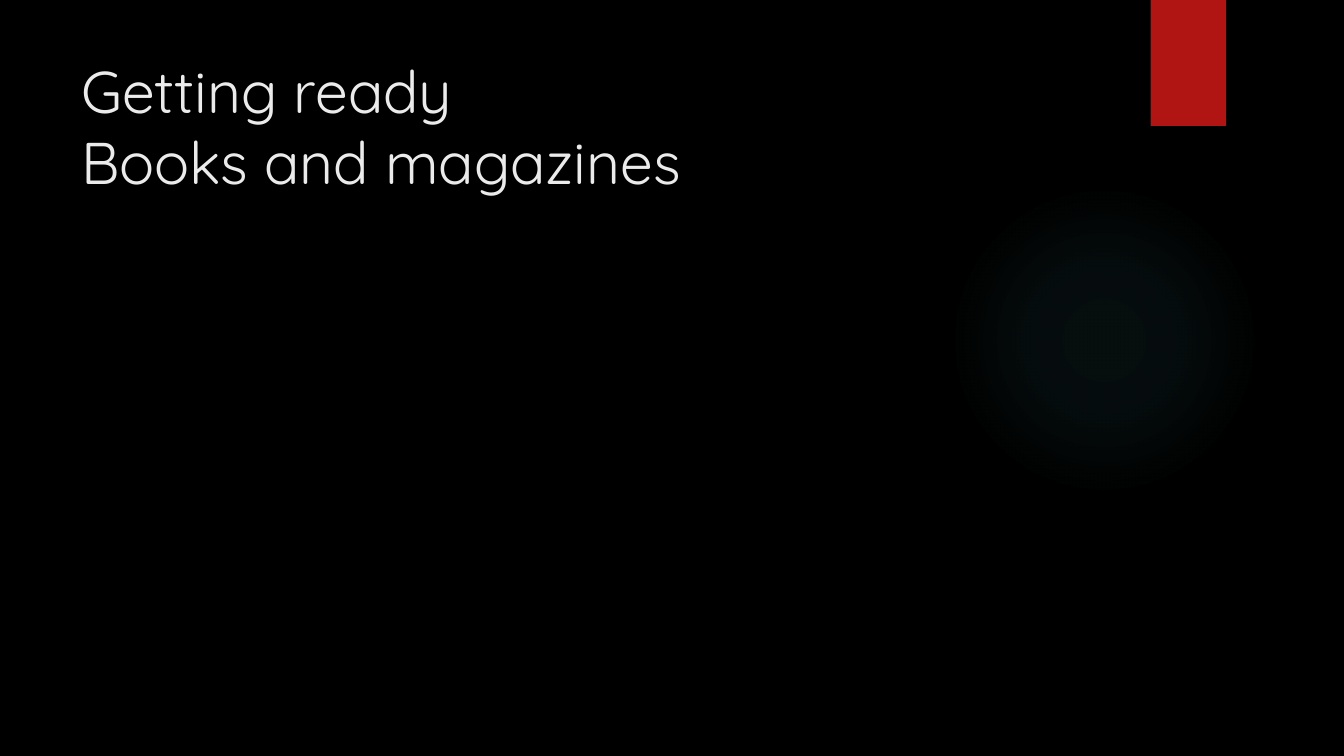
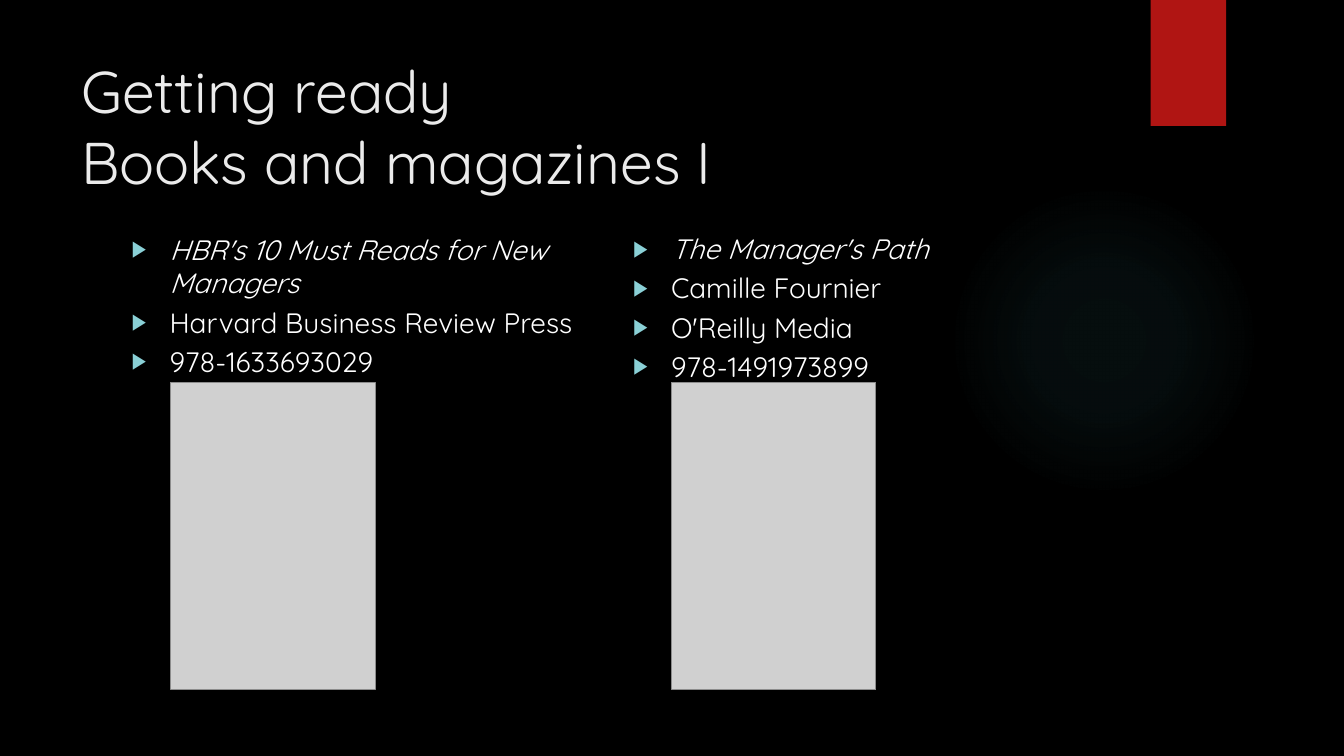
Before and after one commit to dennisdietrich/First180Days, a slide deck: slide 6 of Sitting in meetings all day long.pptx. Drawn at 1344x756 pixels with LibreOffice and Linux fonts; fonts in the diff are those of the drawing; grey boxes stand for pictures; background and template pictures are left out. Boxes give left, top, right and bottom in pixels: in the first picture for what was removed or moved away, otherwise in the second. Text is boxed around its words. In the diff, an @@ line names an element or a change of style, - is before the commit and + after.

Commit message:
Update Sitting in meetings all day long.pptx
Added Getting Ready slides for books and magazines

```diff
--- a/Sitting in meetings all day long.pptx
+++ b/Sitting in meetings all day long.pptx
@@ title at (x1=81, y1=69, x2=712, y2=196): text changed @@
-Getting ready
-Books and magazines
+Getting ready
+Books and magazines I
@@ text added at (x1=170, y1=239, x2=573, y2=373), 20 pt, text #FFFFFF @@
+▶ HBR's 10 Must Reads for New Managers
+▶ Harvard Business Review Press
+▶ 978-1633693029
@@ text added at (x1=671, y1=238, x2=929, y2=385), 20 pt, text #FFFFFF @@
+▶ The Manager's Path
+▶ Camille Fournier
+▶ O'Reilly Media
+▶ 978-1491973899
@@ picture added at (x1=170, y1=382, x2=375, y2=690) @@
@@ picture added at (x1=673, y1=382, x2=876, y2=690) @@
```
Also in this commit, not shown: 1 slide added.
